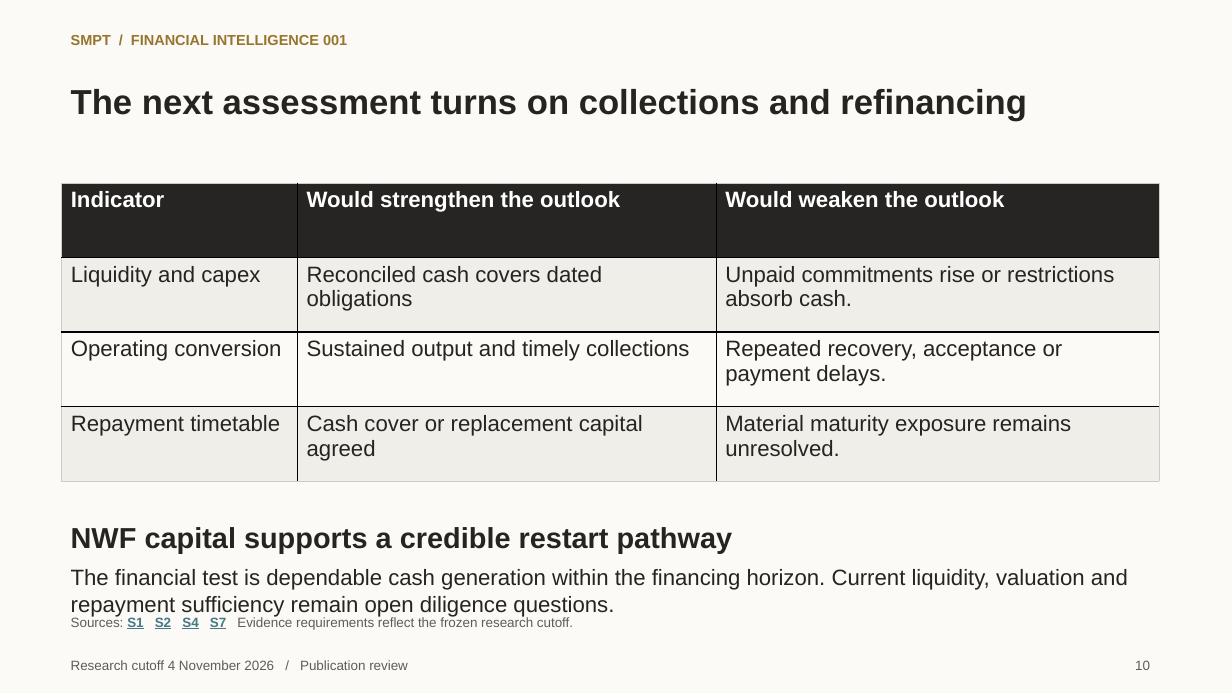
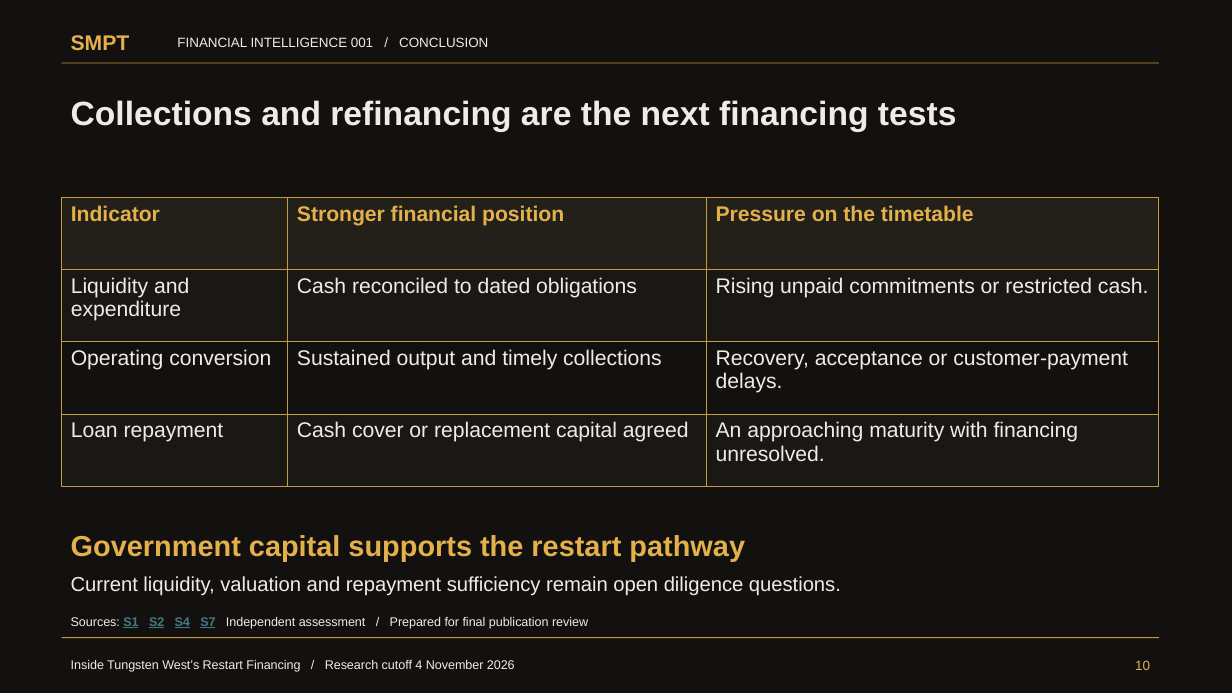
Before and after one commit to VSSpowerlifting/strategic-materials-policy-tracker, a slide deck: slide 10 of research/financial-intelligence/hemerdon-phase1c/SMPT_FI001_Hemerdon_Strategy_Deck.pptx. Drawn at 1232x693 pixels with LibreOffice and Linux fonts; fonts in the diff are those of the drawing. Boxes give left, top, right and bottom in pixels: in the first picture for what was removed or moved away, otherwise in the second. Text is boxed around its words. In the diff, an @@ line names an element or a change of style, - is before the commit and + after.

Commit message:
research: refine FI001 editorial narrative and SMPT publication design

```diff
--- a/research/financial-intelligence/hemerdon-phase1c/SMPT_FI001_Hemerdon_Strategy_Deck.pptx
+++ b/research/financial-intelligence/hemerdon-phase1c/SMPT_FI001_Hemerdon_Strategy_Deck.pptx
@@ background #FBFAF7 to #12110F @@
@@ text added at (x1=71, y1=35, x2=130, y2=50), 16.5 pt, text #E3B04B, bold @@
+SMPT
@@ text at (x1=177, y1=37, x2=488, y2=47): text changed; size 11.2 to 10.5 pt; text colour #98752D to #EFECE6; bold off @@
-SMPT / FINANCIAL INTELLIGENCE 001
+FINANCIAL INTELLIGENCE 001 / CONCLUSION
@@ rectangle added at (x1=62, y1=63, x2=1160, y2=64), fill #C8993E @@
@@ text at (x1=71, y1=100, x2=956, y2=132): text changed; size 27 to 26.2 pt; text colour #252421 to #EFECE6 @@
-The next assessment turns on collections and refinancing
+Collections and refinancing are the next financing tests
@@ table at (x1=62, y1=198, x2=1160, y2=486) @@
-row 1, column 2: Would strengthen the outlook
+row 1, column 2: Stronger financial position
-row 1, column 3: Would weaken the outlook
+row 1, column 3: Pressure on the timetable
-row 2: Liquidity and capex | Reconciled cash covers dated obligations | Unpaid commitments rise or restrictions absorb cash.
+row 2: Liquidity and expenditure | Cash reconciled to dated obligations | Rising unpaid commitments or restricted cash.
-row 3, column 3: Repeated recovery, acceptance or payment delays.
+row 3, column 3: Recovery, acceptance or customer-payment delays.
-row 4, column 1: Repayment timetable
+row 4, column 1: Loan repayment
-row 4, column 3: Material maturity exposure remains unresolved.
+row 4, column 3: An approaching maturity with financing unresolved.
@@ fill #262523 to #232019 in row 1 @@
@@ fill #F0EEE8 to #1A1814 in 6 cells @@
@@ fill #FBFAF7 to #12110F in row 3 @@
@@ size 17.2 to 16.5 pt in "Indicator", "Operating conversion", "Sustained output and timely collections", "Cash cover or replacement capital agreed" @@
@@ text colour #FFFFFF to #E3B04B in "Indicator" @@
@@ text colour #252421 to #EFECE6 in "Operating conversion", "Sustained output and timely collections", "Cash cover or replacement capital agreed" @@
@@ borders changed @@
@@ table resized from (x1=62, y1=183, x2=1159, y2=482) to (x1=62, y1=198, x2=1160, y2=486) @@
@@ text at (x1=71, y1=535, x2=745, y2=561): text changed; text colour #252421 to #E3B04B @@
-NWF capital supports a credible restart pathway
+Government capital supports the restart pathway
@@ text at (x1=71, y1=576, x2=841, y2=596): text changed; size 17.2 to 15.8 pt; text colour #252421 to #EFECE6 @@
-The financial test is dependable cash generation within the financing horizon. Current liquidity, valuation and repayment sufficiency remain open diligence questions.
+Current liquidity, valuation and repayment sufficiency remain open diligence questions.
@@ text at (x1=71, y1=617, x2=588, y2=629): text changed; size 10.5 to 9.8 pt; text colour #605D56 to #EFECE6 @@
-Sources: S1 S2 S4 S7 Evidence requirements reflect the frozen research cutoff.
+Sources: S1 S2 S4 S7 Independent assessment / Prepared for final publication review
@@ rectangle added at (x1=62, y1=638, x2=1160, y2=639), fill #C8993E @@
@@ text "10" at (x1=1135, y1=660, x2=1150, y2=670): text colour #605D56 to #E3B04B @@
@@ text at (x1=71, y1=660, x2=515, y2=672): text changed; size 10.5 to 9.8 pt; text colour #605D56 to #EFECE6 @@
-Research cutoff 4 November 2026 / Publication review
+Inside Tungsten West’s Restart Financing / Research cutoff 4 November 2026
```
Also in this commit, not shown: 8 other slides changed, 1 slide added, 1 slide removed, 16 other files.
